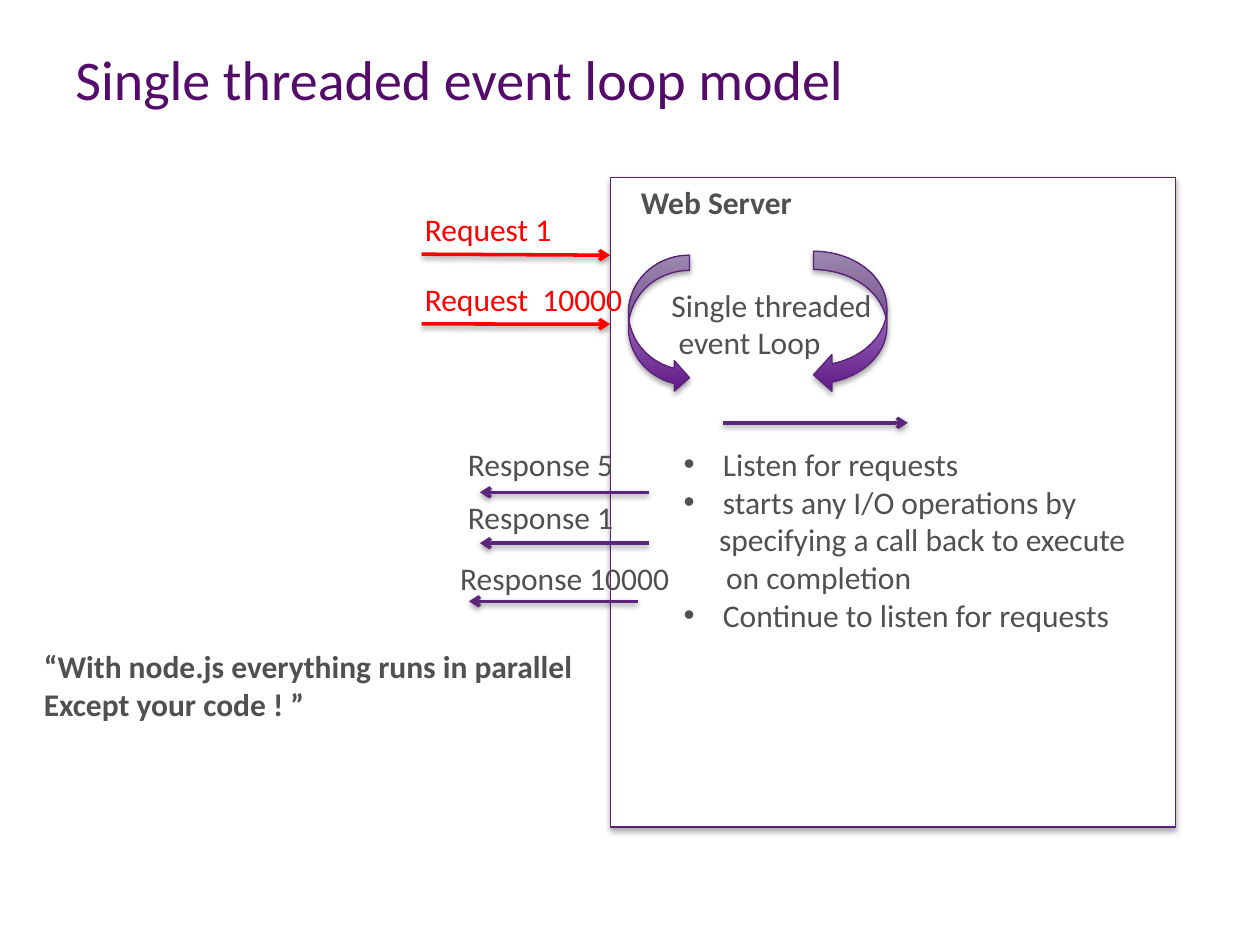
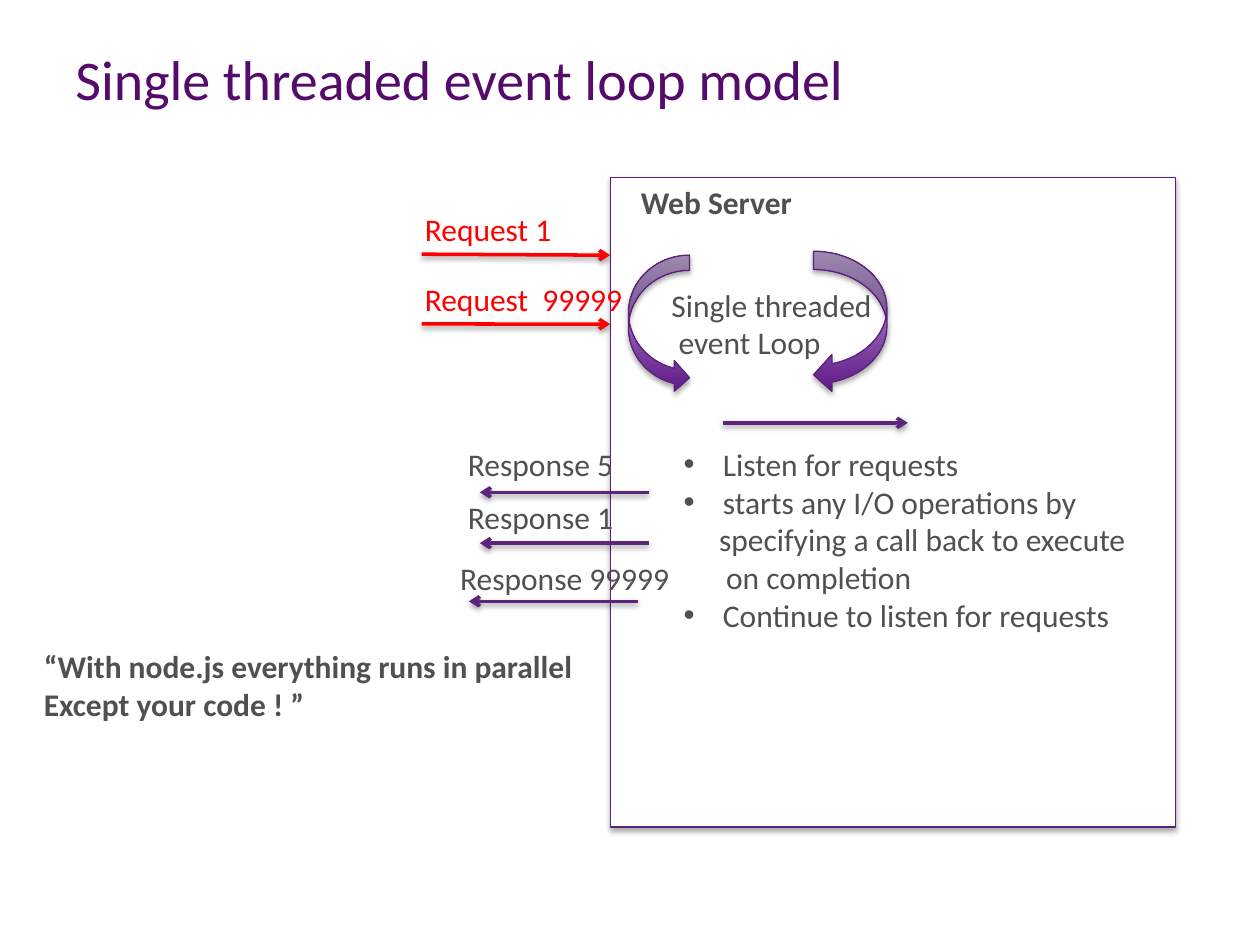
Before and after one commit to aidancasey/AzureNodeChatClient, a slide deck: slide 8 of presentation/Building Node.js Applications on Windows Azure.pptx. Drawn at 1260x945 pixels with LibreOffice and Linux fonts; fonts in the diff are those of the drawing; background and template pictures are left out. Boxes give left, top, right and bottom in pixels: in the first picture for what was removed or moved away, otherwise in the second. Text is boxed around its words. In the diff, an @@ line names an element or a change of style, - is before the commit and + after.

```diff
--- a/presentation/Building Node.js Applications on Windows Azure.pptx
+++ b/presentation/Building Node.js Applications on Windows Azure.pptx
@@ text at (425, 285, 622, 319): text changed @@
-Request 10000
+Request 99999
@@ text at (460, 564, 669, 598): text changed @@
-Response 10000
+Response 99999
```
Also in this commit, not shown: 1 other slide changed, 14 other files.
